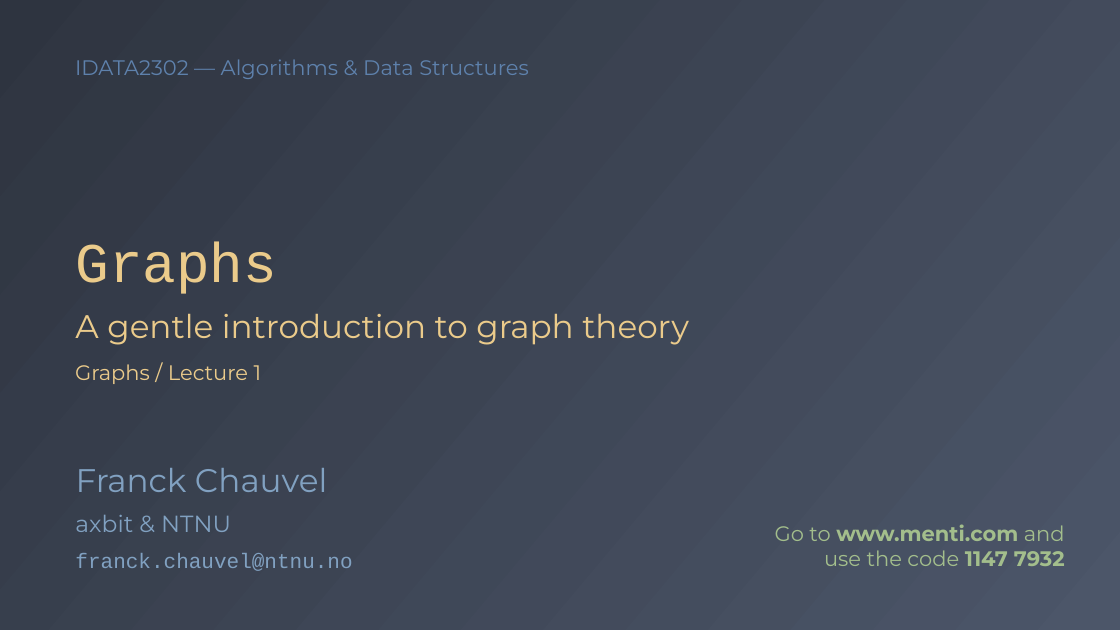
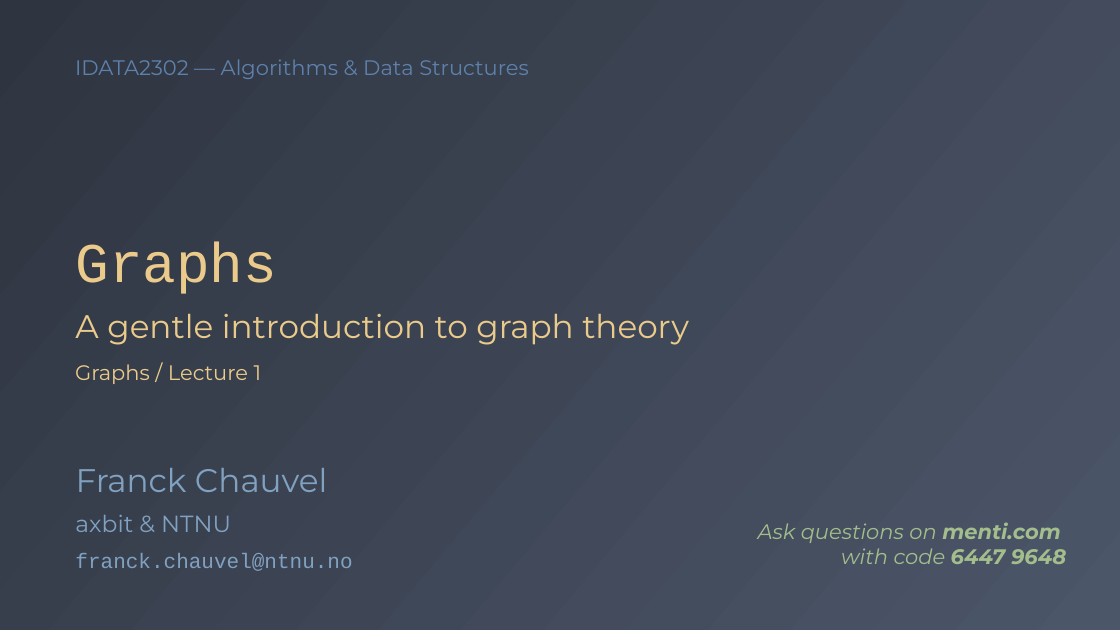
Before and after one commit to fchauvel/ntnu-idata2302-website, a slide deck: slide 1 of source/graphs/intro/_static/graphs.pptx. Drawn at 1120x630 pixels with LibreOffice and Linux fonts; fonts in the diff are those of the drawing. Boxes give left, top, right and bottom in pixels: in the first picture for what was removed or moved away, otherwise in the second. Text is boxed around its words. In the diff, an @@ line names an element or a change of style, - is before the commit and + after.

Commit message:
content: Minor updates on the Graph lecture slides

```diff
--- a/source/graphs/intro/_static/graphs.pptx
+++ b/source/graphs/intro/_static/graphs.pptx
@@ text at (758,522,1066,564): text changed; bold off; italic on @@
-Go to www.menti.com and use the code 1147 7932
+Ask questions on menti.com
+with code 6447 9648
```
Also in this commit, not shown: 2 other files.
